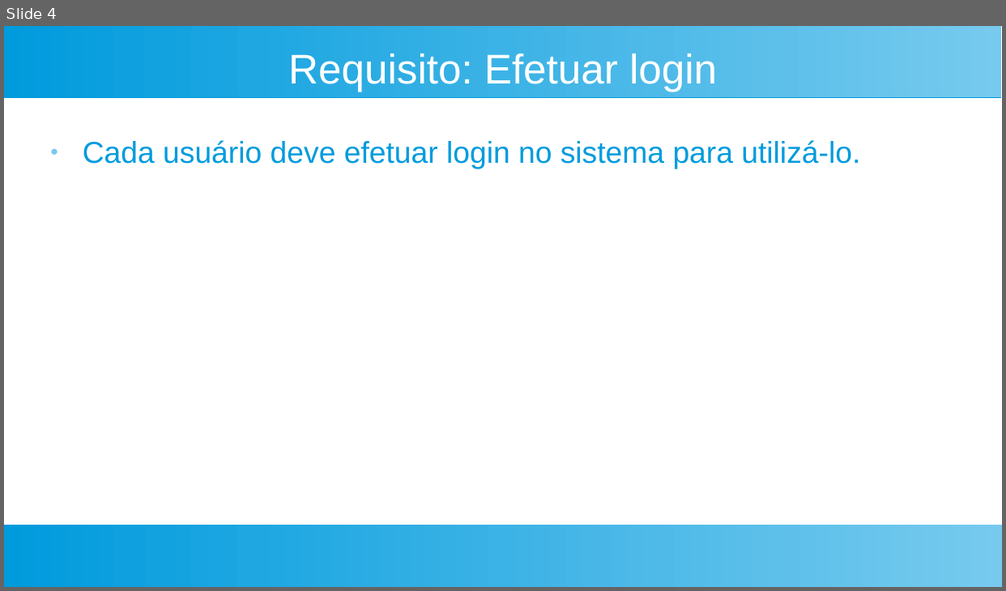
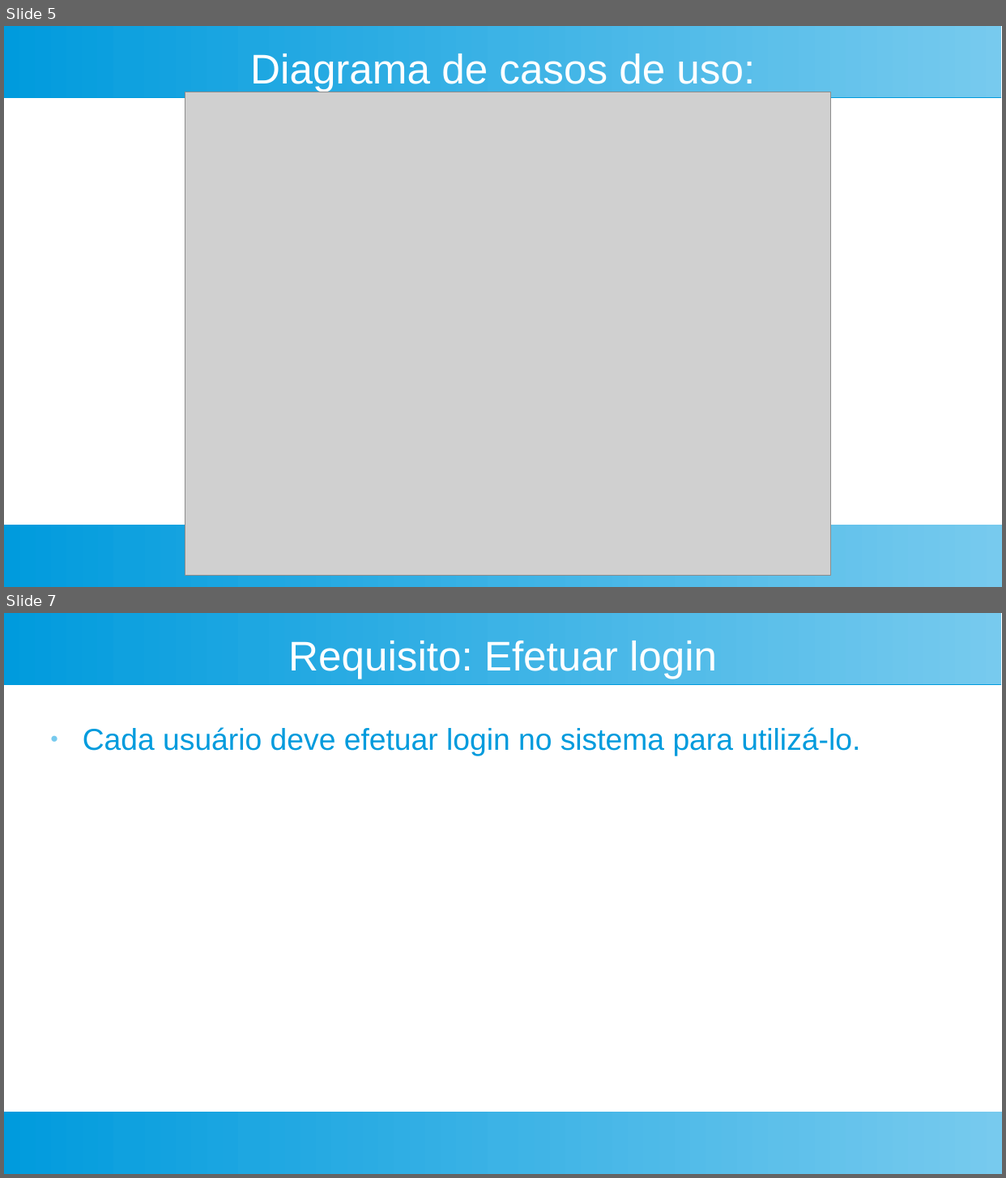
Before and after one commit to Andrei5223/UFFS, a slide deck: Semestre 4/Projeto integrador/Apresentação do trabalho/Apresentação_Integrador.odp. Shown one above the other, each under a label of ours: slide 4 before the commit, slides 5 and 7 after it; the slides between them are not shown. The pictures are 1006x591 and 1006x1178 pixels, drawn with LibreOffice and Linux fonts; fonts in the diff are those of the drawing; grey boxes stand for pictures. Boxes give left, top, right and bottom in pixels: in the first picture for what was removed or moved away, otherwise in the second. Text is boxed around its words. In the diff, an @@ line names an element or a change of style, - is before the commit and + after.

```diff
--- a/Semestre 4/Projeto integrador/Apresentação do trabalho/Apresentação_Integrador.odp
+++ b/Semestre 4/Projeto integrador/Apresentação do trabalho/Apresentação_Integrador.odp
@@ slide 5 added at <box>4,26,1002,587</box>, background #FFFFFF; not listed: 2 template elements that a slide beside it also shows @@
@@ title added at <box>250,54,755,92</box>, 33 pt, text #FFFFFF @@
+Diagrama de casos de uso:
@@ picture added at <box>185,92,832,576</box> @@
@@ what was slide 4 is now slide 7 @@
```
Also in this commit, not shown: 2 other slides added, 1 other file.
